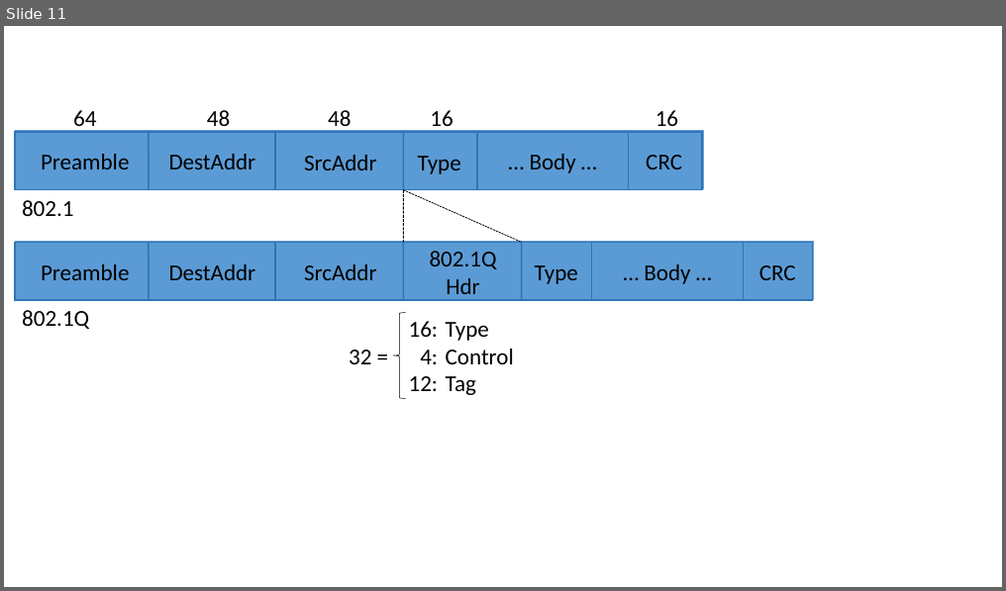
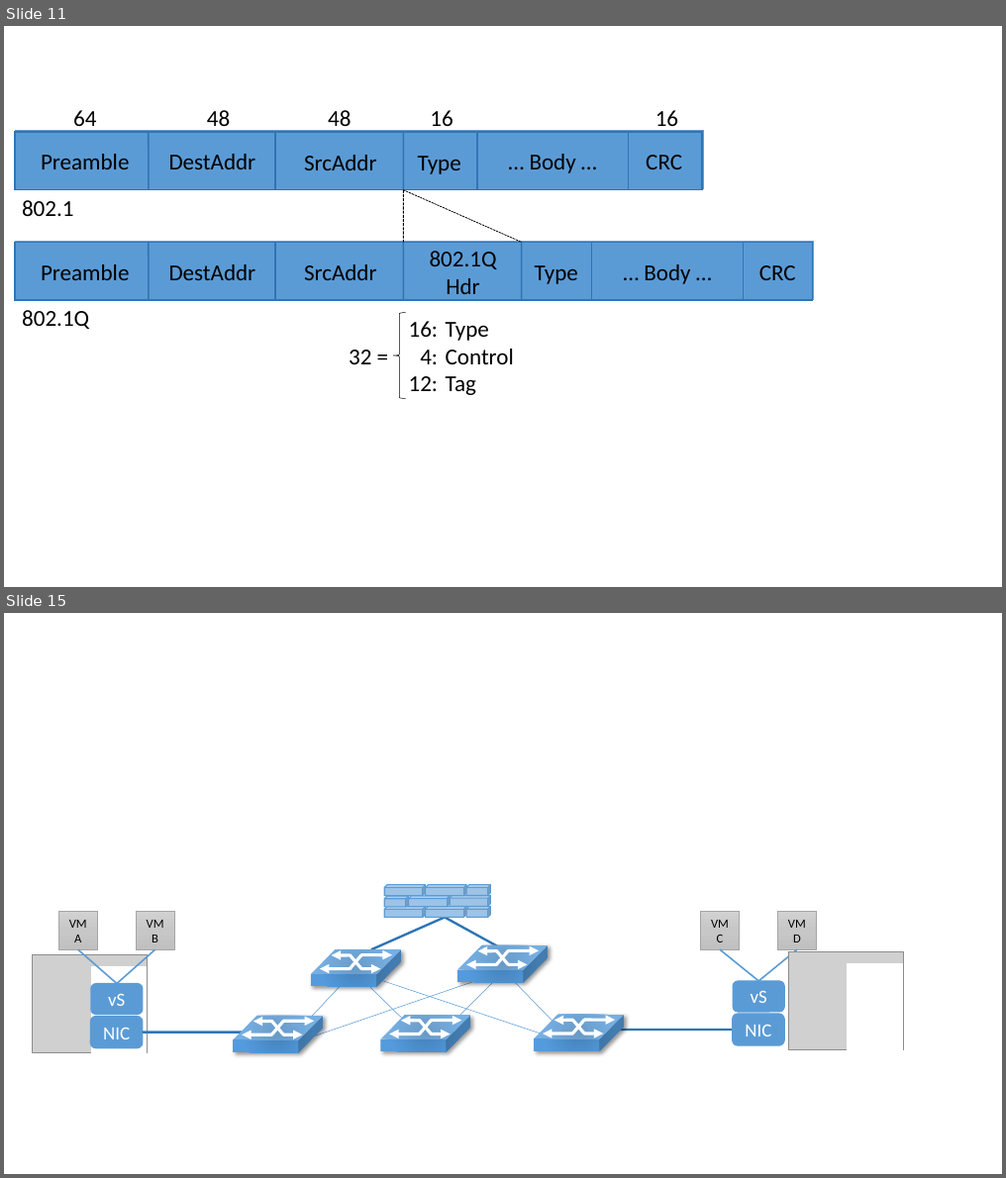
Before and after one commit to SystemsApproach/7E, a slide deck: virtual/figures/virtual.odp. Shown one above the other, each under a label of ours: slide 11 before the commit, slides 11 and 15 after it; the slides between them are not shown. The pictures are 1006x591 and 1006x1178 pixels, drawn with LibreOffice and Linux fonts; fonts in the diff are those of the drawing; grey boxes stand for pictures. Boxes give left, top, right and bottom in pixels: in the first picture for what was removed or moved away, otherwise in the second. Text is boxed around its words. In the diff, an @@ line names an element or a change of style, - is before the commit and + after.

```diff
--- a/virtual/figures/virtual.odp
+++ b/virtual/figures/virtual.odp
@@ slide 15 added at <box>4,613,1002,1174</box>, background #FFFFFF @@
@@ group added at <box>384,884,491,917</box>: 9 cubes @@
@@ rectangle added at <box>58,912,97,950</box>, fill gradient #D1D1D1 to #C7C7C7 to #C0C0C0, outline #A5A5A5 0.51 pt, 12 pt, text #000000 @@
+VMA
@@ rectangle added at <box>136,912,174,950</box>, fill gradient #D1D1D1 to #C7C7C7 to #C0C0C0, outline #A5A5A5 0.51 pt, 12 pt, text #000000 @@
+VM B
@@ line added from (371, 950) to (445, 918), #2E75B6 2.24 pt @@
@@ line added from (508, 953) to (445, 918), #2E75B6 2.24 pt @@
@@ rectangle added at <box>701,912,740,950</box>, fill gradient #D1D1D1 to #C7C7C7 to #C0C0C0, outline #A5A5A5 0.51 pt, 12 pt, text #000000 @@
+VM C
@@ rectangle added at <box>778,912,816,950</box>, fill gradient #D1D1D1 to #C7C7C7 to #C0C0C0, outline #A5A5A5 0.51 pt, 12 pt, text #000000 @@
+VM D
@@ picture added at <box>33,956,147,1054</box> @@
@@ line added from (117, 983) to (78, 950), #5B9BD5 1.5 pt @@
@@ rectangle added at <box>91,967,147,1053</box>, fill #FFFFFF, outline #FFFFFF 0.99 pt @@
@@ line added from (117, 983) to (155, 950), #5B9BD5 1.5 pt @@
@@ group added at <box>311,950,402,986</box>: 4 arrows, 2 lines, 1 cube @@
@@ group added at <box>457,946,548,982</box>: 4 arrows, 2 lines, 1 cube @@
@@ line added from (758, 981) to (720, 950), #5B9BD5 1.5 pt @@
@@ line added from (758, 981) to (797, 950), #5B9BD5 1.5 pt @@
@@ picture added at <box>788,953,903,1051</box> @@
@@ rectangle added at <box>847,964,902,1050</box>, fill #FFFFFF, outline #FFFFFF 0.99 pt @@
@@ rounded rectangle added at <box>91,983,143,1014</box>, fill #5B9BD5, outline #5B9BD5 0.99 pt, 18 pt, text #FFFFFF @@
+vS
@@ line added from (353, 971) to (283, 1048), #5B9BD5 0.51 pt @@
@@ line added from (283, 1048) to (504, 971), #5B9BD5 0.51 pt @@
@@ line added from (353, 971) to (430, 1046), #5B9BD5 0.51 pt @@
@@ line added from (353, 971) to (576, 1046), #5B9BD5 0.51 pt @@
@@ line added from (504, 971) to (430, 1046), #5B9BD5 0.51 pt @@
@@ line added from (504, 971) to (576, 1046), #5B9BD5 0.51 pt @@
@@ rounded rectangle added at <box>734,981,785,1012</box>, fill #5B9BD5, outline #5B9BD5 0.99 pt, 18 pt, text #FFFFFF @@
+vS
@@ rounded rectangle added at <box>91,1017,144,1049</box>, fill #5B9BD5, outline #5B9BD5 0.99 pt, 18 pt, text #FFFFFF @@
+NIC
@@ group added at <box>233,1016,324,1053</box>: 4 arrows, 2 lines, 1 cube @@
@@ group added at <box>380,1015,471,1052</box>: 4 arrows, 2 lines, 1 cube @@
@@ group added at <box>534,1015,625,1052</box>: 4 arrows, 2 lines, 1 cube @@
@@ rounded rectangle added at <box>733,1014,785,1047</box>, fill #5B9BD5, outline #5B9BD5 0.99 pt, 18 pt, text #FFFFFF @@
+NIC
@@ line added from (143, 1032) to (252, 1032), #2E75B6 2.24 pt @@
@@ line added from (614, 1030) to (733, 1030), #2E75B6 2.24 pt @@
```
Also in this commit, not shown: 1 slide changed, 12 other slides added, 28 other files.
